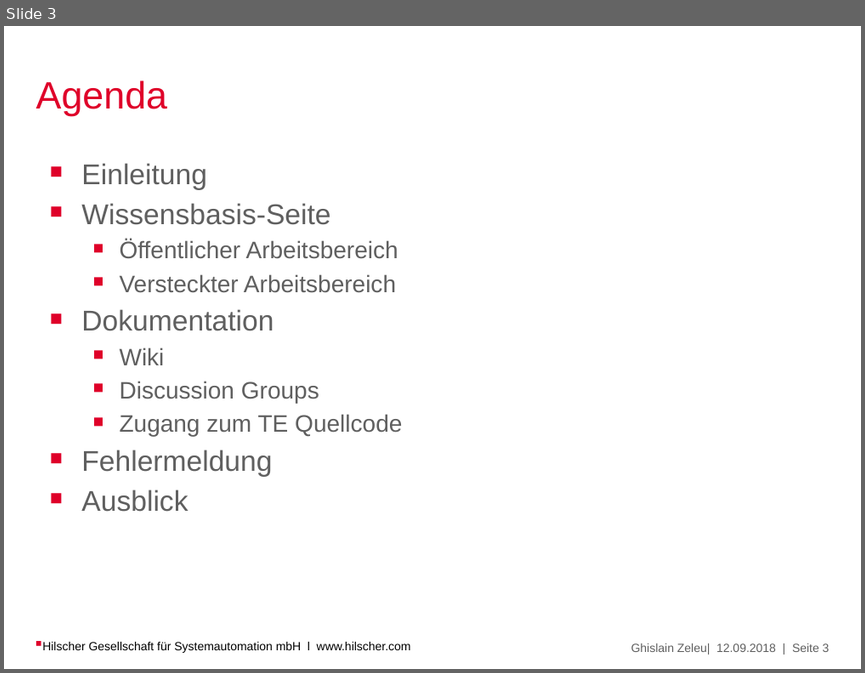
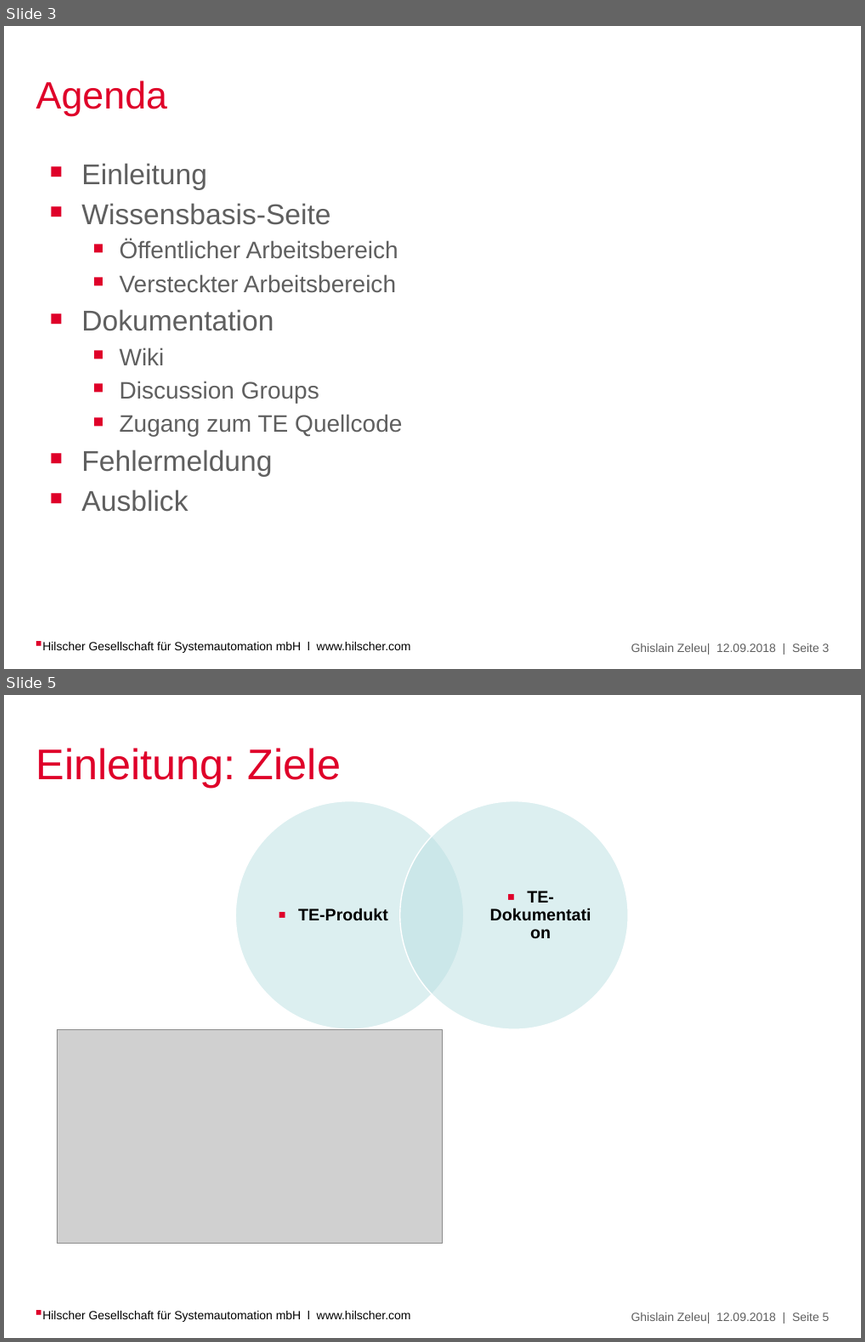
Before and after one commit to Ghislain1/zoe-fb-app, a slide deck: Topology-Editor.pptx. Shown one above the other, each under a label of ours: slide 3 before the commit, slides 3 and 5 after it; the slides between them are not shown. The pictures are 865x673 and 865x1342 pixels, drawn with LibreOffice and Linux fonts; fonts in the diff are those of the drawing; grey boxes stand for pictures; background and template pictures are left out. Boxes give left, top, right and bottom in pixels: in the first picture for what was removed or moved away, otherwise in the second. Text is boxed around its words. In the diff, an @@ line names an element or a change of style, - is before the commit and + after.

```diff
--- a/Topology-Editor.pptx
+++ b/Topology-Editor.pptx
@@ slide 5 added at bbox=[4, 695, 861, 1338], background #FFFFFF; not listed: 1 template element that a slide beside it also shows @@
@@ title added at bbox=[36, 748, 341, 788], 36 pt, text #DF0029 @@
+Einleitung: Ziele
@@ group added at bbox=[235, 801, 628, 1029]: 2 ellipses, 2 texts @@
+▪ TE-Produkt
+▪ TE-Dokumentation
@@ picture added at bbox=[57, 1030, 443, 1243] @@
@@ text added at bbox=[42, 1310, 411, 1321], 10 pt, text #000000 @@
+Hilscher Gesellschaft für Systemautomation mbH l www.hilscher.com
```
Also in this commit, not shown: 3 slides changed, 7 other files.
